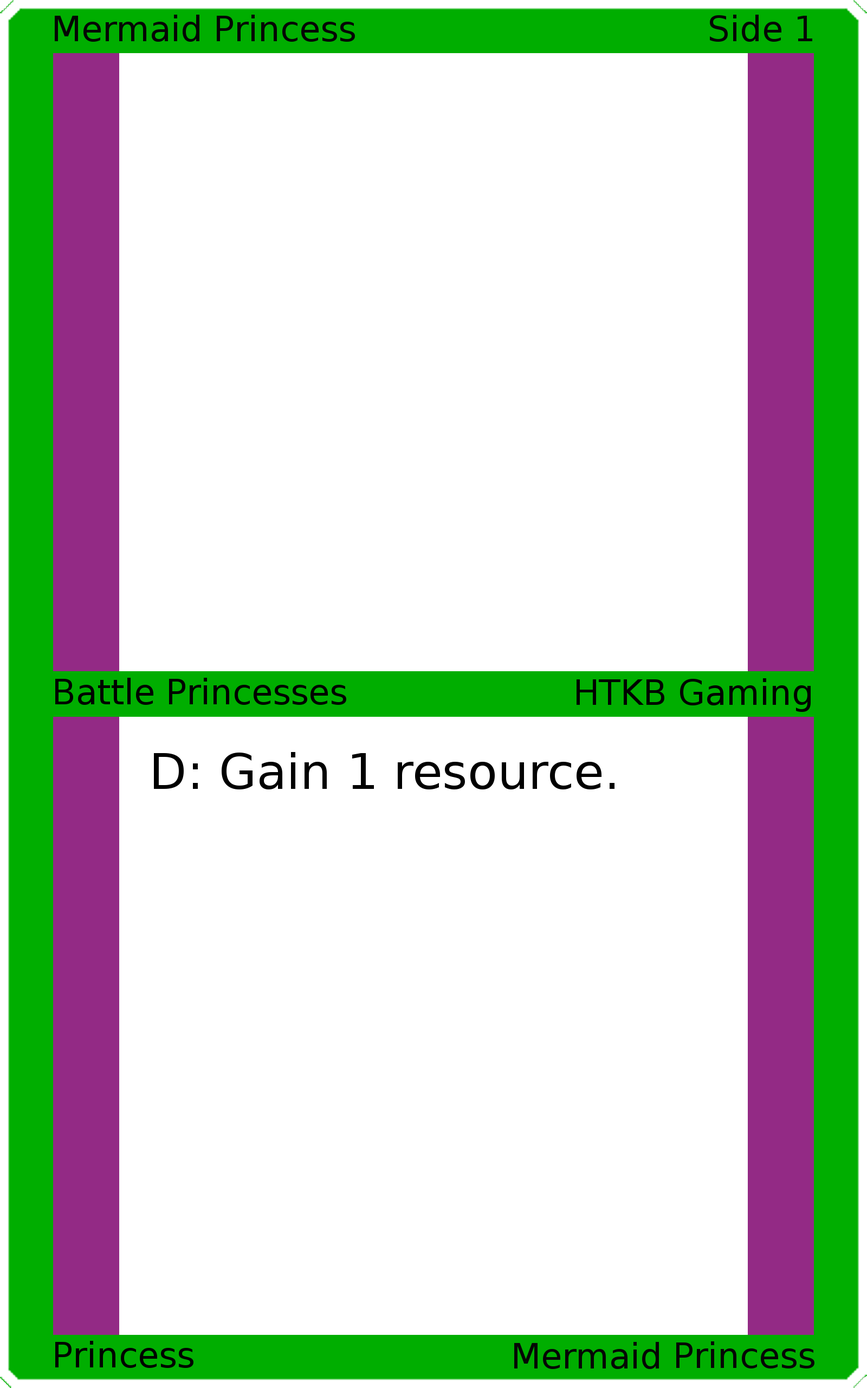
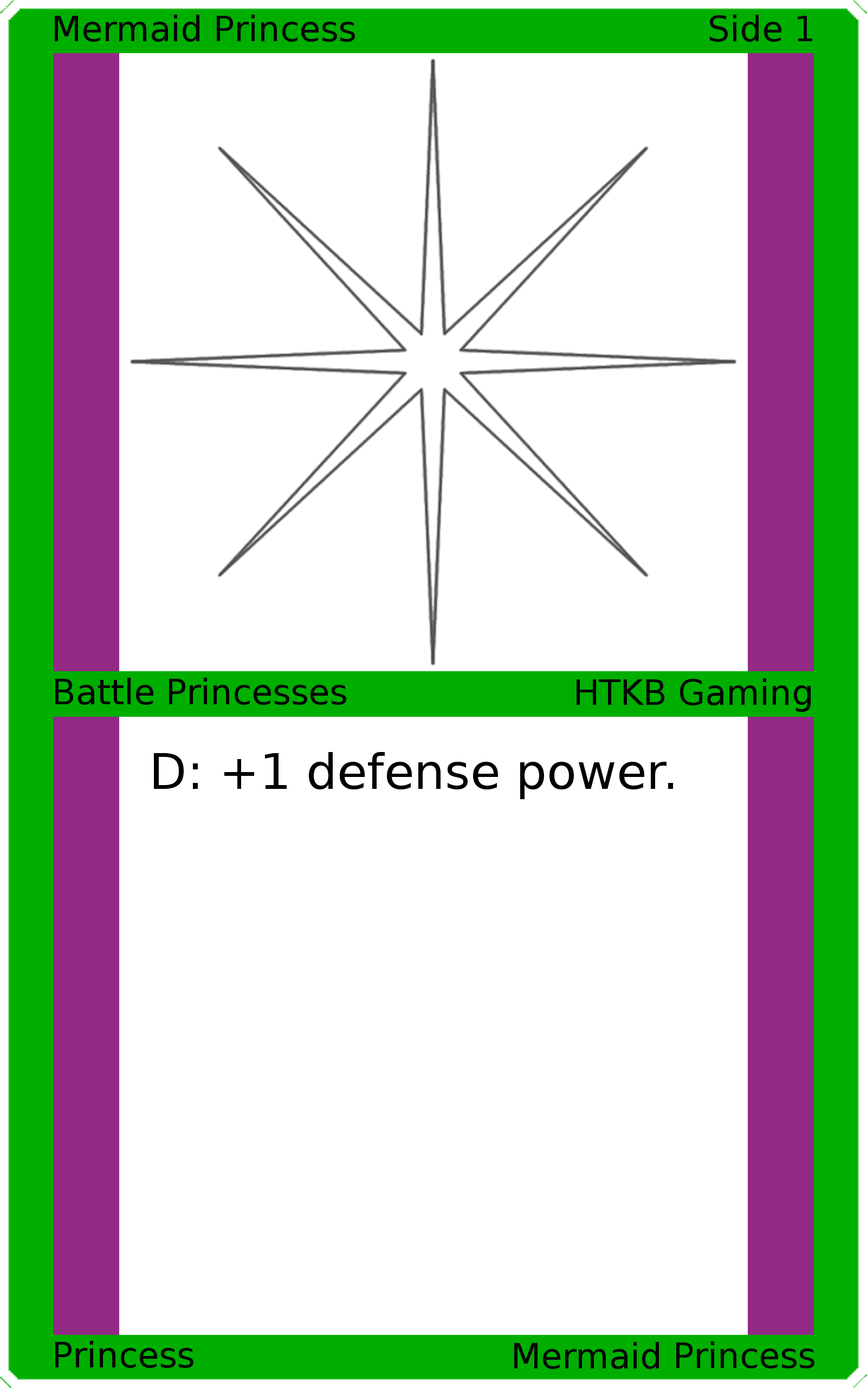
Layers edited between the first and the second 867×1388 image:
painted on "Card Text" over [221, 751, 674, 799]
added layer "Art" above "Top Background" over [129, 57, 738, 666]
